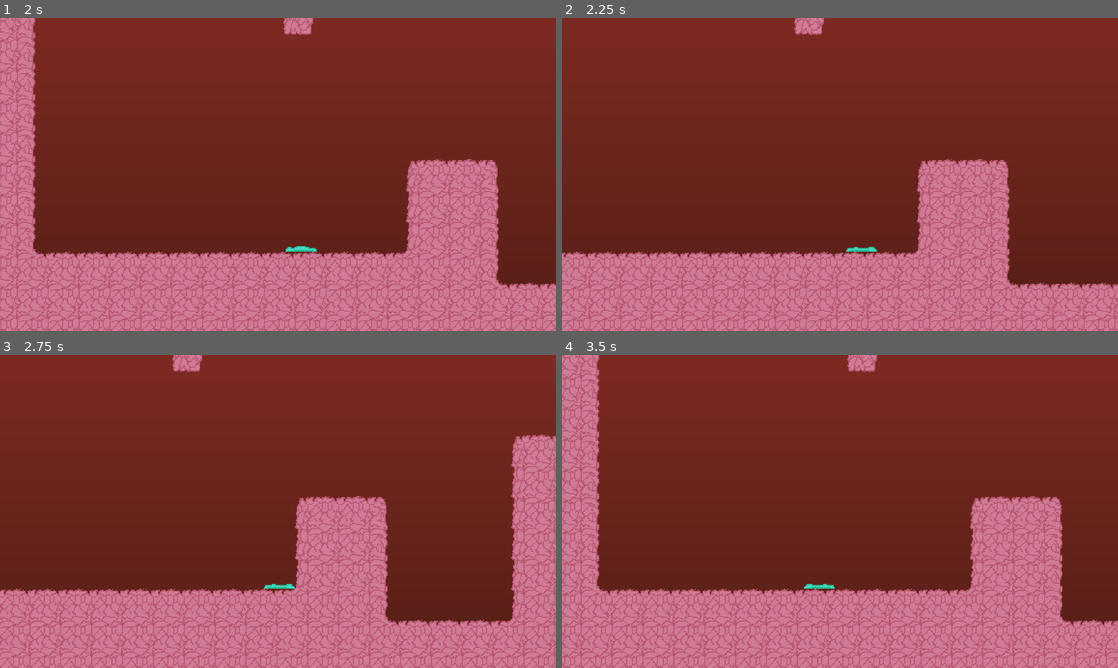
Above: before the commit, frames 1-4 (two rows, left to right).
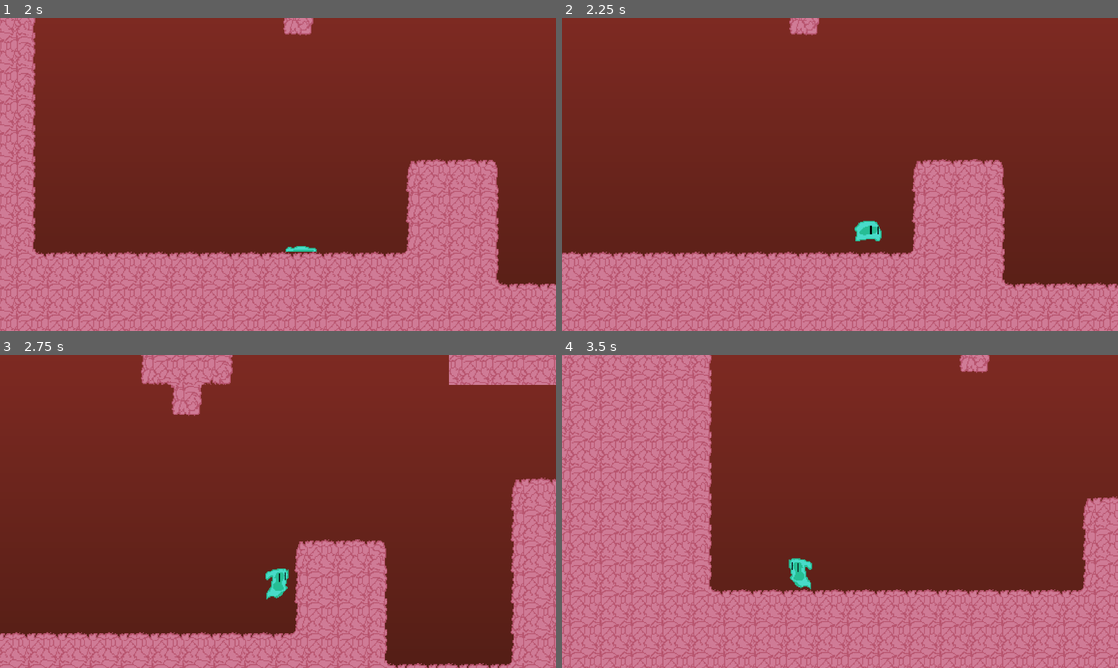
Above: after the commit, the same moments.

Repository: HeyItsEquin/Platformer
Game: Godot game, scene res://MainMenu.tscn
Two runs of this game, one before a commit and one after it. Both use one fixed random seed, a clock stepped at 60 frames per second and the inputs below.
Inputs:
- Up to frame 1 (2 s): click "Start" at 0.5 s; hold D (move_right) from 1.28 s (still down); hold Ctrl (burrow) from 1.28 s (still down); tap W (move_up) at 1.52 s
- Up to frame 2 (2.25 s): keep holding D (move_right); release Ctrl (burrow) at 2.03 s; tap Ctrl (burrow) at 2.1 s
- Up to frame 3 (2.75 s): keep holding D (move_right); tap W (move_up) at 2.27 s
- Up to frame 4 (3.5 s): release D (move_right) at 2.78 s; hold A (move_left) from 2.78 s (still down); hold Ctrl (burrow) from 2.78 s (still down)

Frame 1 is identical in both runs. In frame 2, 11% of the frame differs, in the area x 0-100%, y 0-100%; in frame 3, 24%; in frame 4, 34%.

Commit message:
Worst Bug Fix OAT
Fixed an issue where: when the player started the game, if they entered
the burrow either without moving at all, or shortly after moving for the
first time (i.e., still in the movement anim) they would not be able to
exit the burrow

Diff:
--- a/Scenes/Player/player.gd
+++ b/Scenes/Player/player.gd
@@ -92,6 +92,9 @@
 
 func update_animation() -> void:
 	if animation_locked:
+		return
+
+	if is_burrow_anim_playing():
 		return
 
 	match jump_state:
@@ -134,20 +137,22 @@
 			elif velocity.x != 0 and not (is_burrowed or is_burrowing):
 				$PlayerSprite.play("moving")
 			elif burrow_state == BurrowState.BURROWED:
-				print("Play in burrow anim")
 				$PlayerSprite.play("in_burrow")
 			elif not is_burrowing and not is_burrowed:
 				$PlayerSprite.play("idle")
+
+func is_burrow_anim_playing() -> bool:
+	return burrow_state == BurrowState.ENTERING or burrow_state == BurrowState.EXITING
 
 func update_burrow() -> void:
 	match burrow_state:
 		BurrowState.ENTERING:
 			if not is_on_floor():
 				set_burrow_state(BurrowState.NONE)
-			elif not $PlayerSprite.is_playing():
+			elif $PlayerSprite.animation == "enter_burrow" and not $PlayerSprite.is_playing():
 				set_burrow_state(BurrowState.BURROWED)
 		BurrowState.EXITING:
-			if not $PlayerSprite.is_playing():
+			if $PlayerSprite.animation == "exit_burrow" and not $PlayerSprite.is_playing():
 				set_burrow_state(BurrowState.NONE)
 
 func set_burrow_state(new: BurrowState) -> void:
@@ -224,7 +229,8 @@
 		set_burrow_state(BurrowState.EXITING)
 
 func can_exit_burrow() -> bool:
-	return burrow_state == BurrowState.BURROWED and should_burrow and not would_collide_with_size(collision_height)
+	var collides = would_collide_with_size(collision_height)
+	return burrow_state == BurrowState.BURROWED and should_burrow and not collides
 
 # Don't ask me how this works, I don't want to think about it
 func would_collide_with_size(new_height: float) -> bool:
@@ -234,7 +240,8 @@
 	var shape = RectangleShape2D.new()
 	shape.size = Vector2(($CollisionShape.shape as RectangleShape2D).size.x, new_height)
 
-	var offset = (collision_height - new_height) / 2.0
+	var current_height = ($CollisionShape.shape as RectangleShape2D).size.y
+	var offset = (current_height - new_height) / 2.0
 	var shape_transform = global_transform
 	shape_transform.origin.y += COLLISION_OFFSET_Y + offset
 
